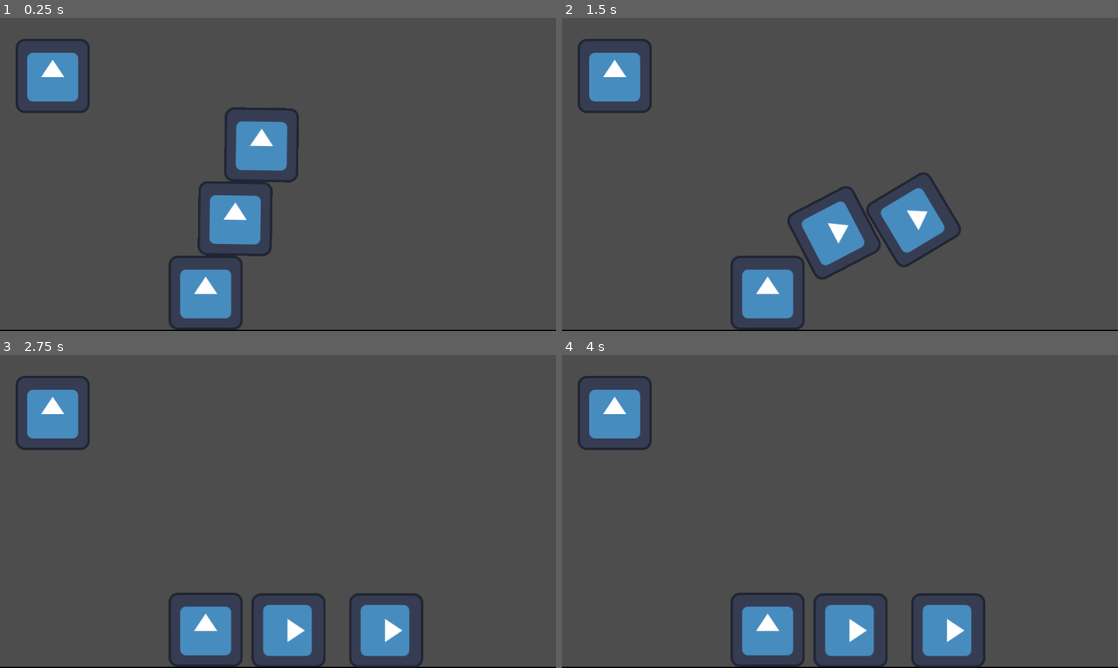
Above: before the commit, frames 1-4 (two rows, left to right).
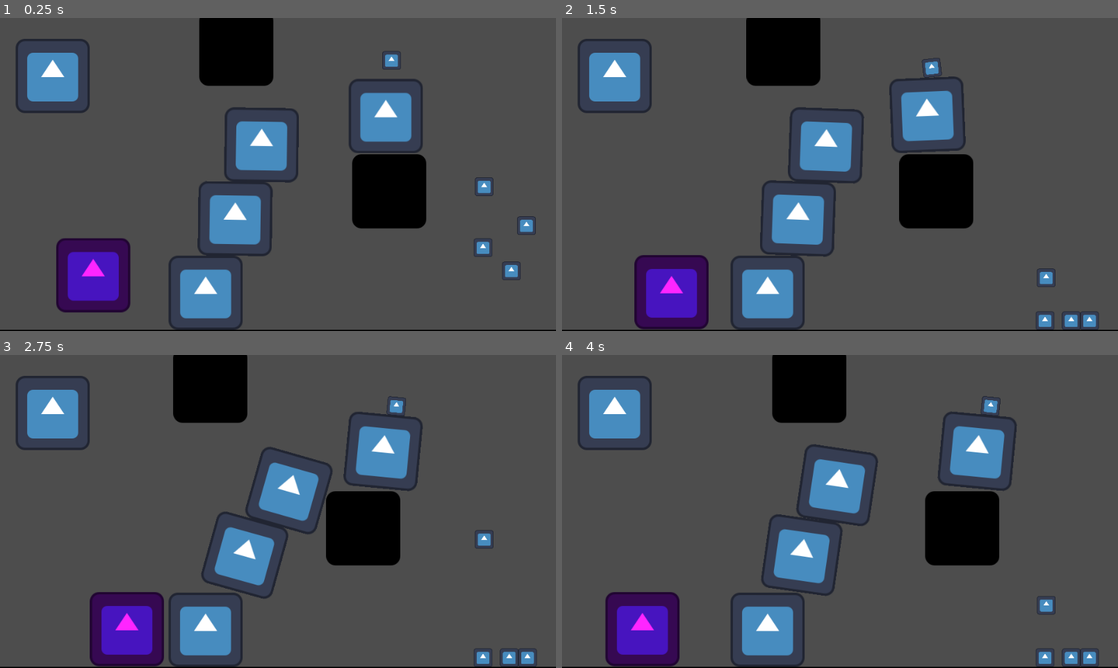
Above: after the commit, the same moments.

Repository: russjohnson09/godot-test-platform
Game: Godot game, scene res://node_2d.tscn
Two runs of this game, one before a commit and one after it. Both use one fixed random seed, a clock stepped at 60 frames per second and the inputs below. The engine's default icon, where the game draws it, is replaced by a stand-in: a white triangle on a blue panel in a dark square.
Inputs:
- Up to frame 1 (0.25 s): no input
- Up to frame 2 (1.5 s): hold Right (ui_right) 0.53-1.28 s; hold Left (ui_left) from 1.28 s (still down)
- Up to frame 3 (2.75 s): release Left (ui_left) at 2.03 s; hold Right (ui_right) from 2.03 s (still down)
- Up to frame 4 (4 s): release Right (ui_right) at 3.53 s; hold Left (ui_left) from 3.53 s (still down)

The runs differ from the first frame. In frame 1, 12% of the frame differs, in the area x 10-97%, y 0-94%; in frame 2, 17%; in frame 3, 19%; in frame 4, 19%, in the area x 7-97%, y 0-100%.

Commit message:
test various

Diff:
--- /dev/null
+++ b/characters/player.gd
@@ -0,0 +1,19 @@
+extends CharacterBody2D
+
+
+const GRAVITY = 200.0
+const WALK_SPEED = 200
+
+func _physics_process(delta):
+	velocity.y += delta * GRAVITY
+
+	if Input.is_action_pressed("ui_left"):
+		velocity.x = -WALK_SPEED
+	elif Input.is_action_pressed("ui_right"):
+		velocity.x =  WALK_SPEED
+	else:
+		velocity.x = 0
+
+	# "move_and_slide" already takes delta time into account.
+	move_and_slide()
+	#move_and_collide()
--- /dev/null
+++ b/characters/player.tscn
@@ -0,0 +1,18 @@
+[gd_scene format=3 uid="uid://r26eexpdvt7o"]
+
+[ext_resource type="Script" uid="uid://bk4mnd12qmvfq" path="res://characters/player.gd" id="1_3eadt"]
+[ext_resource type="Texture2D" uid="uid://denyomy7vetvv" path="res://icon.svg" id="1_dnjla"]
+
+[sub_resource type="RectangleShape2D" id="RectangleShape2D_3eadt"]
+size = Vector2(127, 129)
+
+[node name="Player" type="CharacterBody2D" unique_id=153500207]
+script = ExtResource("1_3eadt")
+
+[node name="Icon" type="Sprite2D" parent="." unique_id=1034690453]
+modulate = Color(1, 0.14509805, 1, 1)
+texture = ExtResource("1_dnjla")
+
+[node name="CollisionShape2D" type="CollisionShape2D" parent="." unique_id=981043445]
+position = Vector2(-0.5, 0.5)
+shape = SubResource("RectangleShape2D_3eadt")
--- a/node_2d.tscn
+++ b/node_2d.tscn
@@ -4,6 +4,11 @@
 [ext_resource type="Texture2D" uid="uid://denyomy7vetvv" path="res://icon.svg" id="1_wtcfe"]
 [ext_resource type="PackedScene" uid="uid://do54akr1q0ljq" path="res://objects/box.tscn" id="3_epypp"]
 [ext_resource type="PackedScene" uid="uid://c6xba833qi0ku" path="res://objects/static_box.tscn" id="4_0hol4"]
+[ext_resource type="PackedScene" uid="uid://dvhlspfnan2ir" path="res://objects/moving/moving_platform_horizontal.tscn" id="5_q6r6c"]
+[ext_resource type="PackedScene" uid="uid://b3jjoyw0qkol3" path="res://objects/moving/moving_platform_horizontal_player.tscn" id="6_kdubu"]
+[ext_resource type="PackedScene" uid="uid://d3n262wfxlfdo" path="res://objects/box_small.tscn" id="7_d21ai"]
+[ext_resource type="PackedScene" uid="uid://c2y6th8pd4stu" path="res://objects/box_small_bouncy.tscn" id="8_rj586"]
+[ext_resource type="PackedScene" uid="uid://r26eexpdvt7o" path="res://characters/player.tscn" id="9_4d7sh"]
 
 [node name="Node2D" type="Node2D" unique_id=614202188]
 script = ExtResource("1_0e48y")
@@ -24,3 +29,30 @@
 
 [node name="Box3" parent="." unique_id=1356505276 instance=ExtResource("3_epypp")]
 position = Vector2(452, 211)
+
+[node name="MovingPlatformHorizontal" parent="." unique_id=1148700567 instance=ExtResource("5_q6r6c")]
+position = Vector2(318, 53)
+
+[node name="Box4" parent="." unique_id=1467102265 instance=ExtResource("3_epypp")]
+position = Vector2(674, 154)
+
+[node name="MovingPlatformHorizontal2" parent="." unique_id=1354338686 instance=ExtResource("6_kdubu")]
+position = Vector2(582, 299)
+
+[node name="Box5" parent="." unique_id=823522750 instance=ExtResource("7_d21ai")]
+position = Vector2(679, 47)
+
+[node name="BoxSmall2" parent="." unique_id=875087758 instance=ExtResource("7_d21ai")]
+position = Vector2(912, 332)
+
+[node name="BoxSmall3" parent="." unique_id=1639254623 instance=ExtResource("7_d21ai")]
+position = Vector2(837, 370)
+
+[node name="BoxSmall4" parent="." unique_id=1617099019 instance=ExtResource("7_d21ai")]
+position = Vector2(886, 410)
+
+[node name="BoxSmallBouncy" parent="." unique_id=1812225969 instance=ExtResource("8_rj586")]
+position = Vector2(839, 286)
+
+[node name="Player" parent="." unique_id=153500207 instance=ExtResource("9_4d7sh")]
+position = Vector2(161, 437)
--- /dev/null
+++ b/objects/box_small.tscn
@@ -0,0 +1,18 @@
+[gd_scene format=3 uid="uid://d3n262wfxlfdo"]
+
+[ext_resource type="Texture2D" uid="uid://denyomy7vetvv" path="res://icon.svg" id="1_4twmj"]
+
+[sub_resource type="RectangleShape2D" id="RectangleShape2D_bctmu"]
+size = Vector2(126, 128)
+
+[node name="BoxSmall" type="RigidBody2D" unique_id=920231610]
+
+[node name="Icon2" type="Sprite2D" parent="." unique_id=1609411634]
+position = Vector2(-3, -2)
+scale = Vector2(0.25, 0.25)
+texture = ExtResource("1_4twmj")
+
+[node name="CollisionShape2D" type="CollisionShape2D" parent="." unique_id=238395670]
+position = Vector2(-3, -2)
+scale = Vector2(0.25, 0.25)
+shape = SubResource("RectangleShape2D_bctmu")
--- /dev/null
+++ b/objects/box_small_bouncy.tscn
@@ -0,0 +1,24 @@
+[gd_scene format=3 uid="uid://c2y6th8pd4stu"]
+
+[ext_resource type="Texture2D" uid="uid://denyomy7vetvv" path="res://icon.svg" id="1_sjbsm"]
+
+[sub_resource type="PhysicsMaterial" id="PhysicsMaterial_sjbsm"]
+friction = 0.5
+bounce = 1000000000.0
+
+[sub_resource type="RectangleShape2D" id="RectangleShape2D_bctmu"]
+size = Vector2(126, 128)
+
+[node name="BoxSmallBouncy" type="RigidBody2D" unique_id=920231610]
+physics_material_override = SubResource("PhysicsMaterial_sjbsm")
+gravity_scale = 0.25
+
+[node name="Icon2" type="Sprite2D" parent="." unique_id=1609411634]
+position = Vector2(-3, -2)
+scale = Vector2(0.25, 0.25)
+texture = ExtResource("1_sjbsm")
+
+[node name="CollisionShape2D" type="CollisionShape2D" parent="." unique_id=238395670]
+position = Vector2(-3, -2)
+scale = Vector2(0.25, 0.25)
+shape = SubResource("RectangleShape2D_bctmu")
--- /dev/null
+++ b/objects/moving/moving_platform_horizontal.gd
@@ -0,0 +1,17 @@
+extends Path2D
+
+@export var speed = 1.0
+
+
+var direction = 1
+
+func _process(delta: float) -> void:
+	loop_movement(delta)
+
+func loop_movement(delta):
+	$PathFollow2D.progress_ratio += delta * speed * direction
+
+	if $PathFollow2D.progress_ratio >= 1.0:
+		direction = -1
+	elif $PathFollow2D.progress_ratio <= 0.0:
+		direction = 1
--- /dev/null
+++ b/objects/moving/moving_platform_horizontal.tscn
@@ -0,0 +1,35 @@
+[gd_scene format=3 uid="uid://dvhlspfnan2ir"]
+
+[ext_resource type="Script" uid="uid://d0m0kvu32pjf4" path="res://objects/moving/moving_platform_horizontal.gd" id="1_4ms8q"]
+[ext_resource type="Texture2D" uid="uid://denyomy7vetvv" path="res://icon.svg" id="1_v1jlk"]
+
+[sub_resource type="Curve2D" id="Curve2D_v1jlk"]
+_data = {
+"points": PackedVector2Array(0, 0, 0, 0, 114, 0, 0, 0, 0, 0, 18, 0)
+}
+point_count = 2
+
+[sub_resource type="RectangleShape2D" id="RectangleShape2D_bctmu"]
+size = Vector2(126, 128)
+
+[node name="MovingPlatformHorizontal" type="Node2D" unique_id=1354338686]
+
+[node name="MovingPlatformHorizontal" type="Path2D" parent="." unique_id=1148700567]
+curve = SubResource("Curve2D_v1jlk")
+script = ExtResource("1_4ms8q")
+
+[node name="PathFollow2D" type="PathFollow2D" parent="MovingPlatformHorizontal" unique_id=387739056]
+position = Vector2(114, 0)
+rotates = false
+loop = false
+
+[node name="MovingPlatformHorizontal" type="StaticBody2D" parent="MovingPlatformHorizontal/PathFollow2D" unique_id=320756778]
+
+[node name="Icon2" type="Sprite2D" parent="MovingPlatformHorizontal/PathFollow2D/MovingPlatformHorizontal" unique_id=1609411634]
+modulate = Color(0, 0, 0, 1)
+texture = ExtResource("1_v1jlk")
+
+[node name="CollisionShape2D" type="CollisionShape2D" parent="MovingPlatformHorizontal/PathFollow2D/MovingPlatformHorizontal" unique_id=238395670]
+visible = false
+position = Vector2(-3, -2)
+shape = SubResource("RectangleShape2D_bctmu")
--- /dev/null
+++ b/objects/moving/moving_platform_horizontal_player.tscn
@@ -0,0 +1,35 @@
+[gd_scene format=3 uid="uid://b3jjoyw0qkol3"]
+
+[ext_resource type="Script" uid="uid://d0m0kvu32pjf4" path="res://objects/moving/moving_platform_horizontal.gd" id="1_y0ycm"]
+[ext_resource type="Texture2D" uid="uid://denyomy7vetvv" path="res://icon.svg" id="2_d1lyg"]
+
+[sub_resource type="Curve2D" id="Curve2D_v1jlk"]
+_data = {
+"points": PackedVector2Array(0, 0, 0, 0, 114, 0, 0, 0, 0, 0, 18, 0)
+}
+point_count = 2
+
+[sub_resource type="RectangleShape2D" id="RectangleShape2D_bctmu"]
+size = Vector2(126, 128)
+
+[node name="MovingPlatformHorizontal" type="Node2D" unique_id=1354338686]
+
+[node name="MovingPlatformHorizontal" type="Path2D" parent="." unique_id=1148700567]
+curve = SubResource("Curve2D_v1jlk")
+script = ExtResource("1_y0ycm")
+
+[node name="PathFollow2D" type="PathFollow2D" parent="MovingPlatformHorizontal" unique_id=387739056]
+position = Vector2(114, 0)
+rotates = false
+loop = false
+
+[node name="MovingPlatformHorizontal" type="CharacterBody2D" parent="MovingPlatformHorizontal/PathFollow2D" unique_id=918054320]
+
+[node name="Icon2" type="Sprite2D" parent="MovingPlatformHorizontal/PathFollow2D/MovingPlatformHorizontal" unique_id=1609411634]
+modulate = Color(0, 0, 0, 1)
+texture = ExtResource("2_d1lyg")
+
+[node name="CollisionShape2D" type="CollisionShape2D" parent="MovingPlatformHorizontal/PathFollow2D/MovingPlatformHorizontal" unique_id=238395670]
+visible = false
+position = Vector2(-3, -2)
+shape = SubResource("RectangleShape2D_bctmu")
Not shown, added: characters/player.gd.uid
Not shown, added: objects/moving/moving_platform_horizontal.gd.uid
Not shown, changed: README.md
